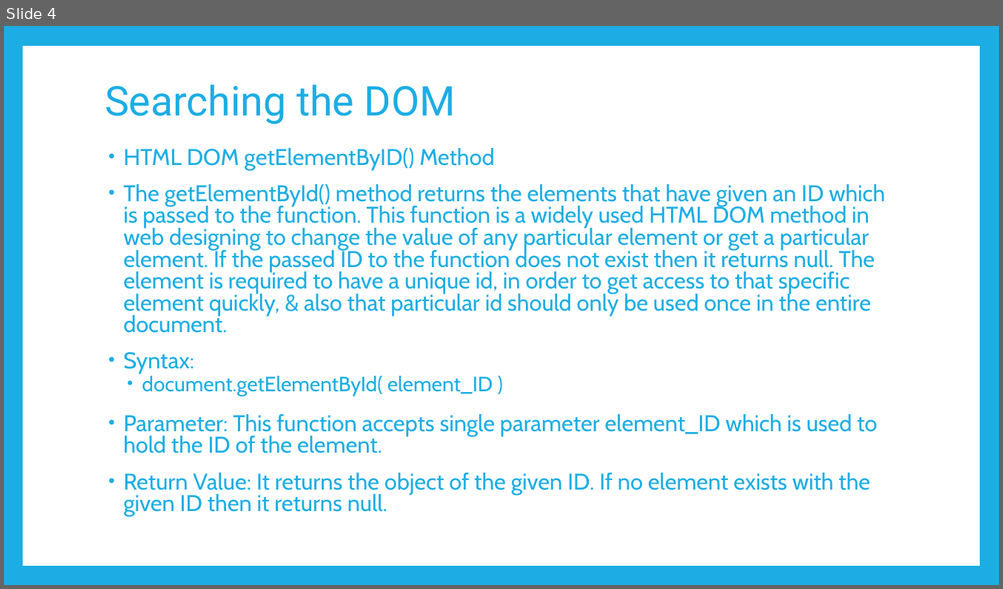
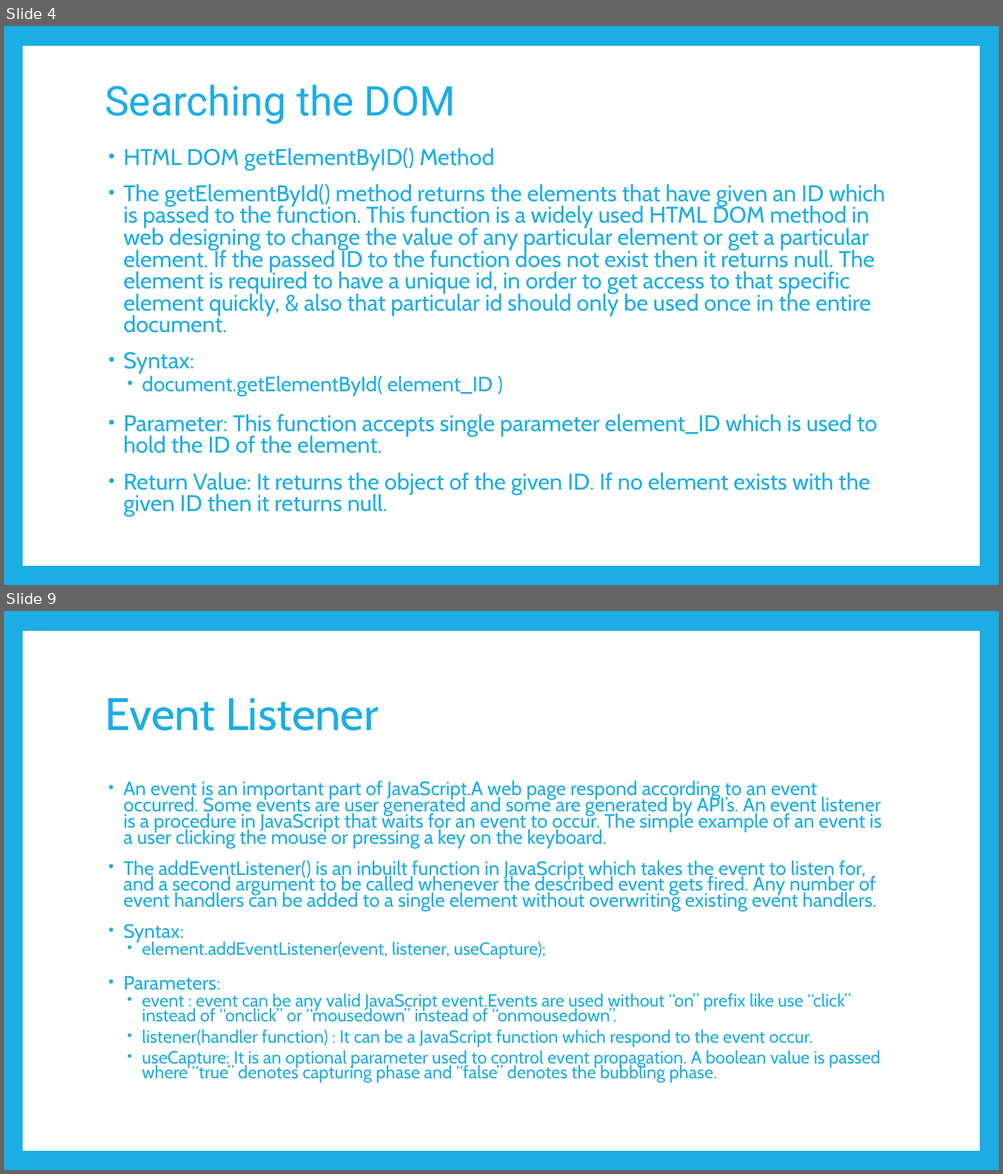
Before and after one commit to PramodJana/JavaScript, a slide deck: GFG JS Course Curriculam/Articles/008 Document Object MOdel.pptx. Shown one above the other, each under a label of ours: slide 4 before the commit, slides 4 and 9 after it; the slides between them are not shown. The pictures are 1003x589 and 1003x1174 pixels, drawn with LibreOffice and Linux fonts; fonts in the diff are those of the drawing. Boxes give left, top, right and bottom in pixels: in the first picture for what was removed or moved away, otherwise in the second. Text is boxed around its words. In the diff, an @@ line names an element or a change of style, - is before the commit and + after.

```diff
--- a/GFG JS Course Curriculam/Articles/008 Document Object MOdel.pptx
+++ b/GFG JS Course Curriculam/Articles/008 Document Object MOdel.pptx
@@ slide 9 added at (4,611,999,1170), background #1CADE4; not listed: 1 template element that a slide beside it also shows @@
@@ title added at (105,698,378,731), 44 pt, text #1CADE4 @@
+Event Listener
@@ text added at (123,780,881,1083), 18.7 pt, text #1CADE4 @@
+• An event is an important part of JavaScript.A web page respond according to an event occurred. Some events are user generated and some are generated by API’s. An event listener is a procedure in JavaScript that waits for an event to occur. The simple example of an event is a user clicking the mouse or pressing a key on the keyboard.
+• The addEventListener() is an inbuilt function in JavaScript which takes the event to listen for, and a second argument to be called whenever the described event gets fired. Any number of event handlers can be added to a single element without overwriting existing event handlers.
+• Syntax:
+  • element.addEventListener(event, listener, useCapture);
+• Parameters:
+  • event : event can be any valid JavaScript event.Events are used without “on” prefix like use “click” instead of “onclick” or “mousedown” instead of “onmousedown”.
+  • listener(handler function) : It can be a JavaScript function which respond to the event occur.
+  • useCapture: It is an optional parameter used to control event propagation. A boolean value is passed where “true” denotes capturing phase and “false” denotes the bubbling phase.
```
Also in this commit, not shown: 13 other slides added, 14 slides removed.
